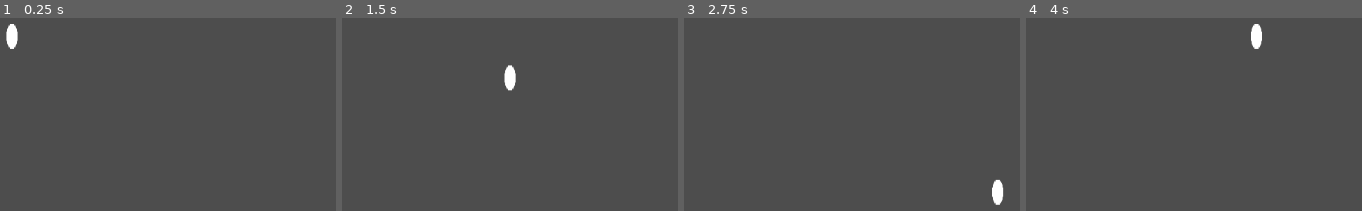
Above: before the commit, frames 1-4 (left to right).
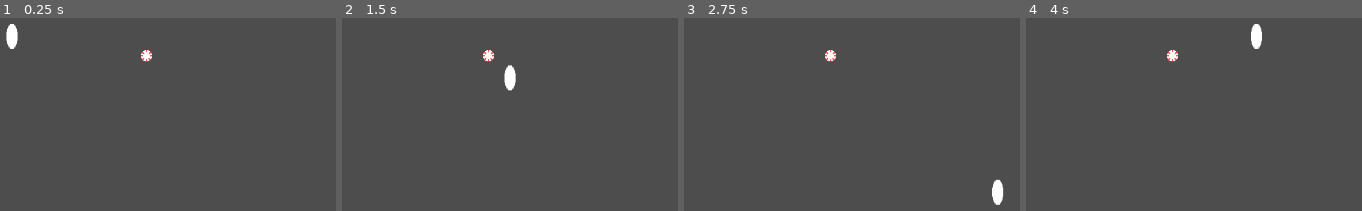
Above: after the commit, the same moments.

Repository: aryuserious/witch-in-training
Game: Godot game, scene res://scenes/level_1.tscn
Two runs of this game, one before a commit and one after it. Both use one fixed random seed, a clock stepped at 60 frames per second and the inputs below.
Inputs:
- Up to frame 1 (0.25 s): no input
- Up to frame 2 (1.5 s): tap Enter at 0.5 s; hold D (right) 0.53-1.28 s; hold S (down) from 1.28 s (still down)
- Up to frame 3 (2.75 s): tap Space at 2 s; release S (down) at 2.03 s; hold D (right) from 2.03 s (still down)
- Up to frame 4 (4 s): release D (right) at 2.78 s; hold W (up) 2.78-3.53 s; hold A (left) from 3.53 s (still down)

The runs differ from the first frame. In frame 1, 0.2% of the frame differs, in the area x 41-46%, y 16-23%; in frame 2, 0.2%; in frame 3, 0.2%; in frame 4, 0.2%.

Commit message:
clean up ingredient code also added a peppermint scene to the Level 1 scene

Diff:
--- a/scenes/level_1.tscn
+++ b/scenes/level_1.tscn
@@ -1,8 +1,12 @@
-[gd_scene load_steps=2 format=3 uid="uid://2571m6godsxt"]
+[gd_scene load_steps=3 format=3 uid="uid://2571m6godsxt"]
 
 [ext_resource type="PackedScene" uid="uid://c5sekepb63mku" path="res://scenes/player.tscn" id="1_iw33g"]
+[ext_resource type="PackedScene" uid="uid://7uagnpdsdv57" path="res://scenes/peppermint_candy_ingredient.tscn" id="2_ko811"]
 
 [node name="Level1" type="Node2D"]
 
 [node name="Player" parent="." instance=ExtResource("1_iw33g")]
 position = Vector2(545, 292)
+
+[node name="PeppermintCandyIngredient" parent="." instance=ExtResource("2_ko811")]
+position = Vector2(616, 387)
--- a/scripts/ingredient.gd
+++ b/scripts/ingredient.gd
@@ -7,7 +7,7 @@
 
 
 func _ready():
+    # RANDOM LOCATION #
     var x = randi_range(0, 1152)
     var y = randi_range(0, 648)
-
     position = Vector2(x, y)
